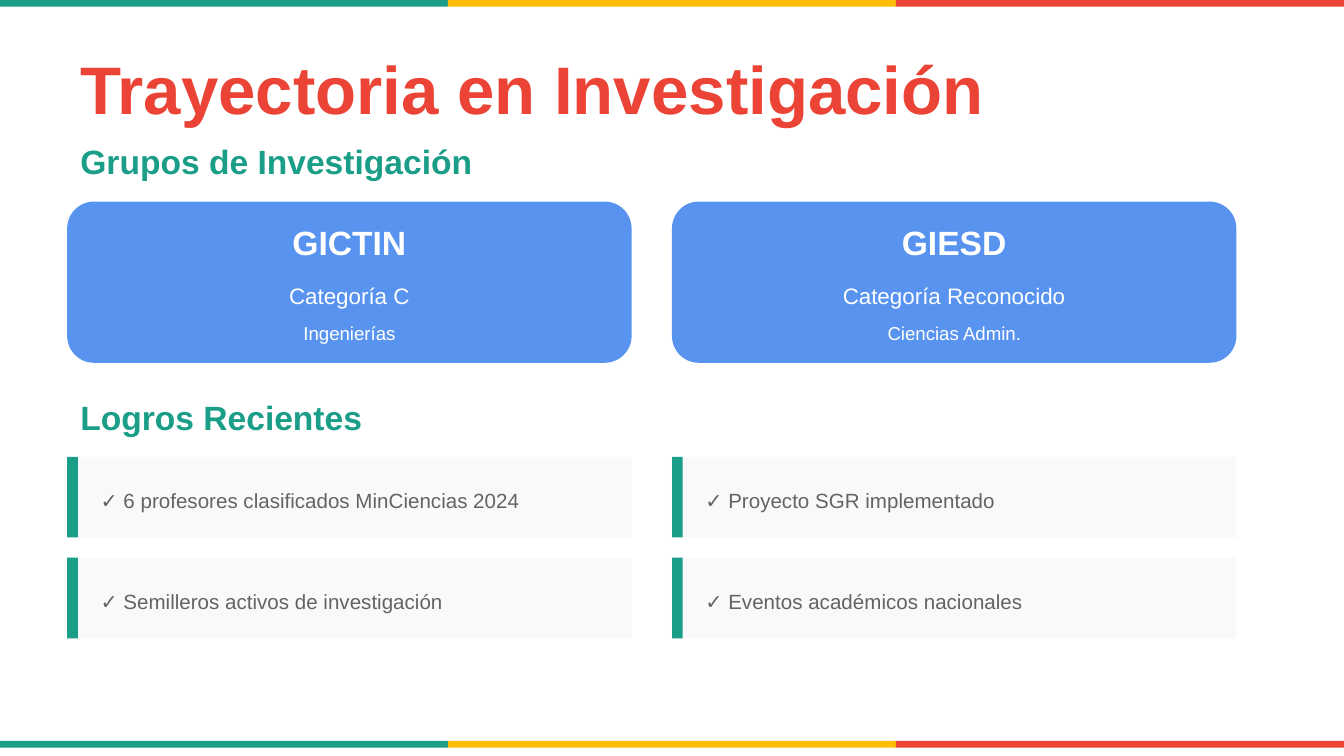
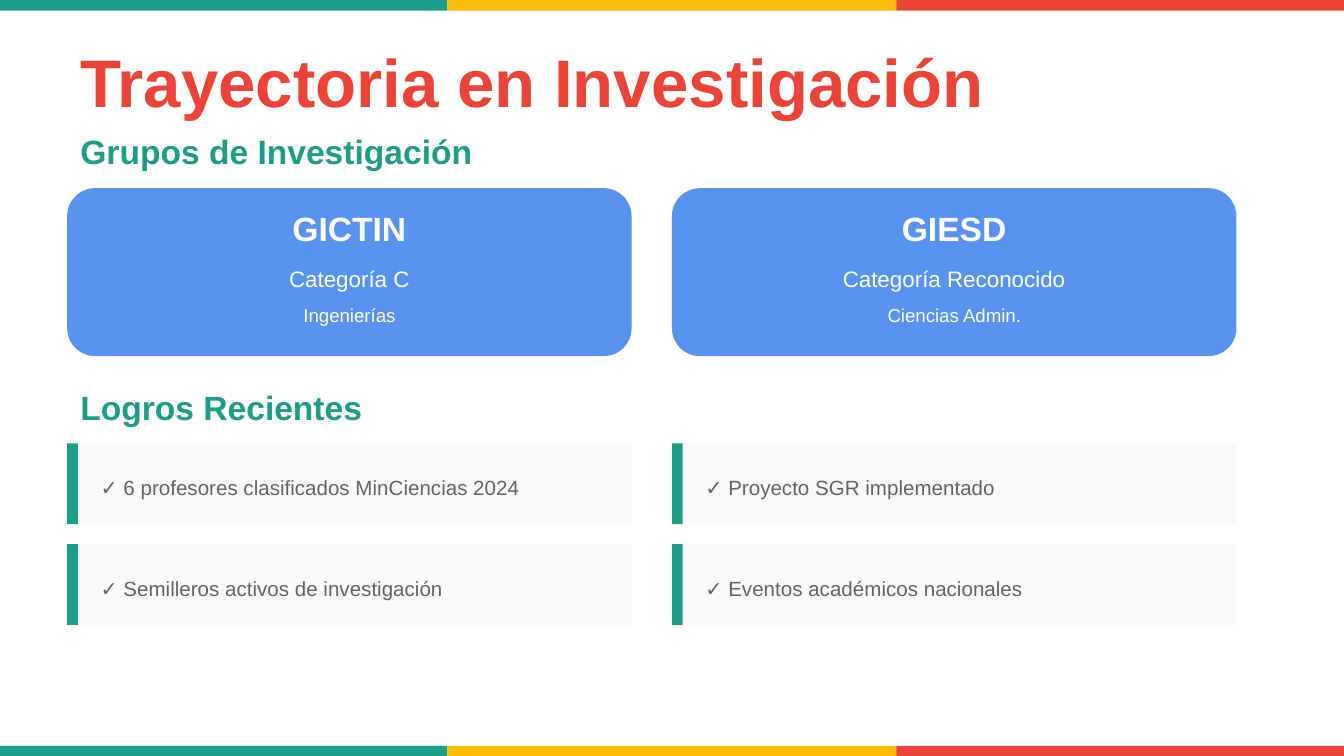
Before and after one commit to alonsoarias/ISER-PEI, a slide deck: slide 21 of PEI-UniRural-Presentacion.pptx. Drawn at 1344x756 pixels with LibreOffice and Linux fonts; fonts in the diff are those of the drawing. Boxes give left, top, right and bottom in pixels: in the first picture for what was removed or moved away, otherwise in the second. Text is boxed around its words. In the diff, an @@ line names an element or a change of style, - is before the commit and + after.

```diff
--- a/PEI-UniRural-Presentacion.pptx
+++ b/PEI-UniRural-Presentacion.pptx
@@ rectangle removed at (x1=0, y1=0, x2=448, y2=7) @@
@@ rectangle added at (x1=0, y1=0, x2=448, y2=11), fill #1B9E88 @@
@@ rectangle removed at (x1=448, y1=0, x2=895, y2=7) @@
@@ rectangle added at (x1=448, y1=0, x2=896, y2=11), fill #FCBD05 @@
@@ rectangle removed at (x1=896, y1=0, x2=1344, y2=7) @@
@@ rectangle added at (x1=896, y1=0, x2=1344, y2=11), fill #EB4335 @@
@@ text "Trayectoria en Investigación" moved from (x1=80, y1=64, x2=983, y2=126) to (x1=80, y1=57, x2=983, y2=120) @@
@@ text "Grupos de Investigación" moved from (x1=80, y1=149, x2=473, y2=180) to (x1=80, y1=139, x2=473, y2=170) @@
@@ rounded rectangle resized from (x1=67, y1=202, x2=632, y2=363) to (x1=67, y1=188, x2=632, y2=356) @@
@@ 6 texts moved together from (x1=123, y1=231, x2=1022, y2=613) to (x1=123, y1=217, x2=1022, y2=600) @@
@@ rounded rectangle resized from (x1=672, y1=202, x2=1236, y2=363) to (x1=672, y1=188, x2=1236, y2=356) @@
@@ 4 texts moved together from (x1=289, y1=287, x2=1065, y2=344) to (x1=289, y1=270, x2=1065, y2=326) @@
@@ text "Logros Recientes" moved from (x1=80, y1=405, x2=362, y2=436) to (x1=80, y1=395, x2=362, y2=426) @@
@@ 4 rectangles moved together from (x1=67, y1=558, x2=1236, y2=638) to (x1=67, y1=444, x2=1236, y2=524) @@
@@ 4 rectangles moved together from (x1=67, y1=457, x2=1236, y2=538) to (x1=67, y1=544, x2=1236, y2=625) @@
@@ rectangle removed at (x1=0, y1=741, x2=448, y2=747) @@
@@ rectangle added at (x1=0, y1=746, x2=448, y2=756), fill #1B9E88 @@
@@ rectangle removed at (x1=448, y1=741, x2=895, y2=747) @@
@@ rectangle added at (x1=448, y1=746, x2=896, y2=756), fill #FCBD05 @@
@@ rectangle removed at (x1=896, y1=741, x2=1344, y2=747) @@
@@ rectangle added at (x1=896, y1=746, x2=1344, y2=756), fill #EB4335 @@
```
Also in this commit, not shown: 38 other slides changed, 1 other file.
